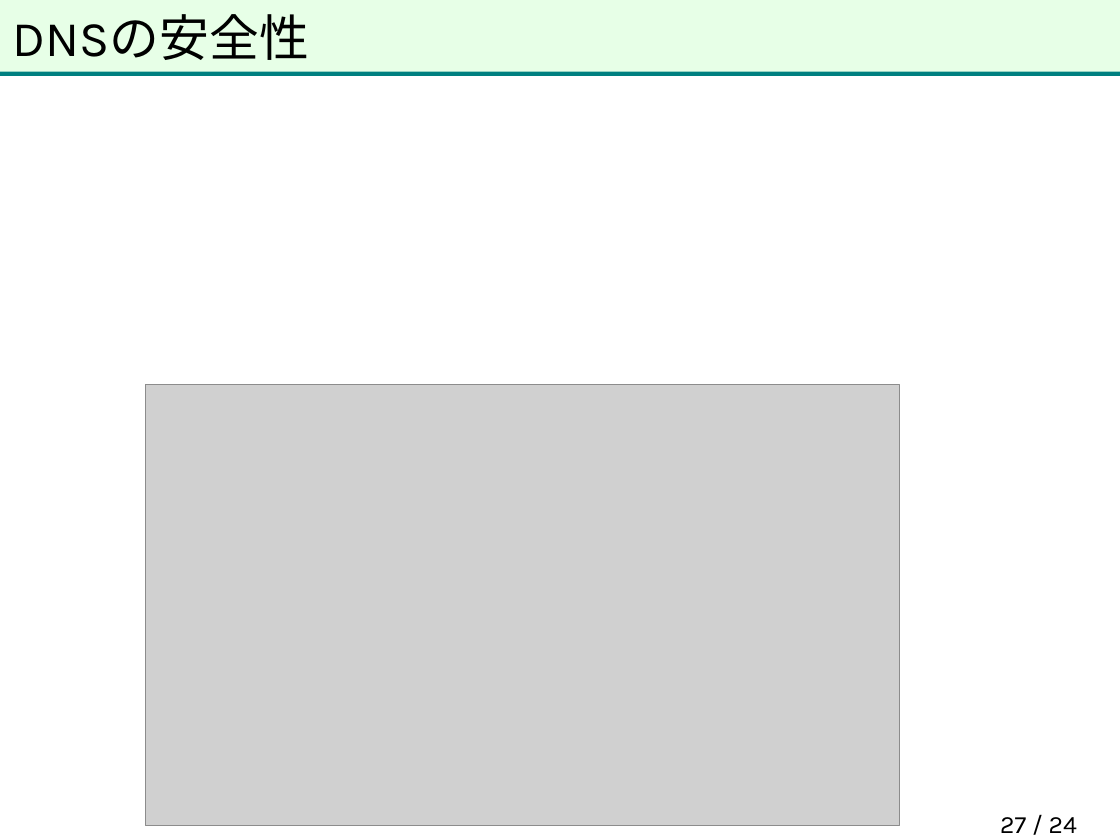
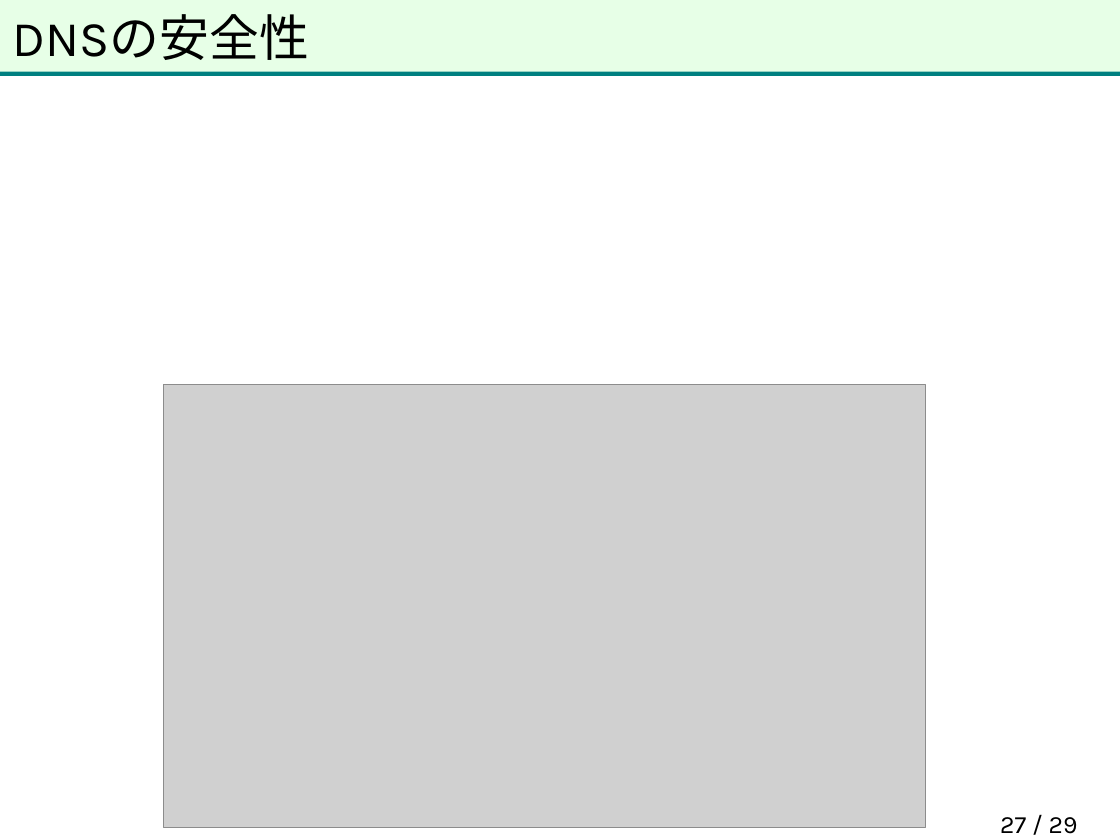
Before and after one commit to herumi/anninbon, a slide deck: slide 27 of lec/anninbon9.pptx. Drawn at 1120x840 pixels with LibreOffice and Linux fonts; fonts in the diff are those of the drawing; grey boxes stand for pictures; background and template pictures are left out. Boxes give left, top, right and bottom in pixels: in the first picture for what was removed or moved away, otherwise in the second. Text is boxed around its words. In the diff, an @@ line names an element or a change of style, - is before the commit and + after.

```diff
--- a/lec/anninbon9.pptx
+++ b/lec/anninbon9.pptx
@@ picture: place and size @@
-picture at (146, 385, 899, 827)
+picture at (164, 385, 926, 828)
@@ page number at (1000, 817, 1078, 834): text changed @@
-27 / 24
+27 / 29
```
Also in this commit, not shown: 15 slides removed, 1 other file.
